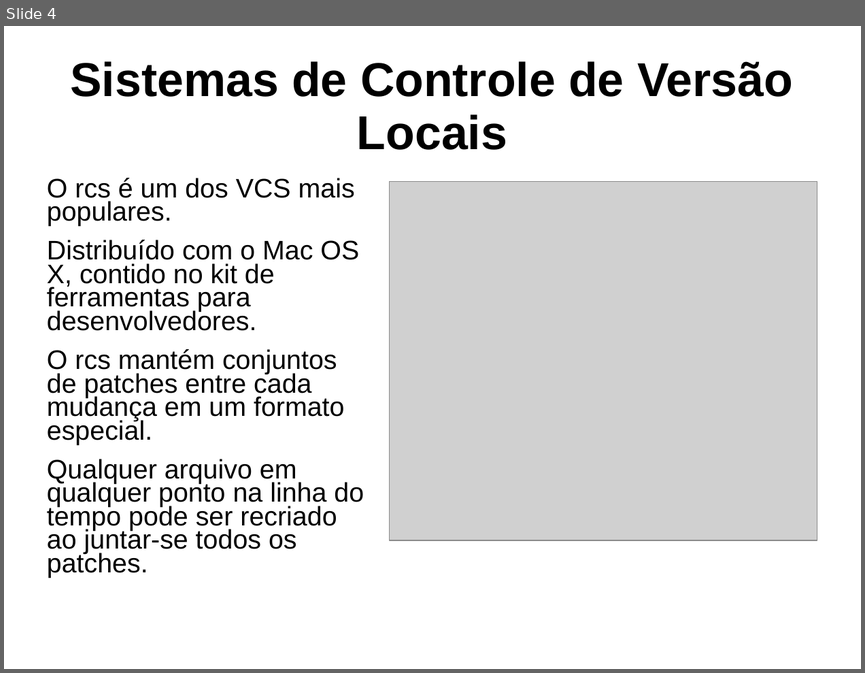
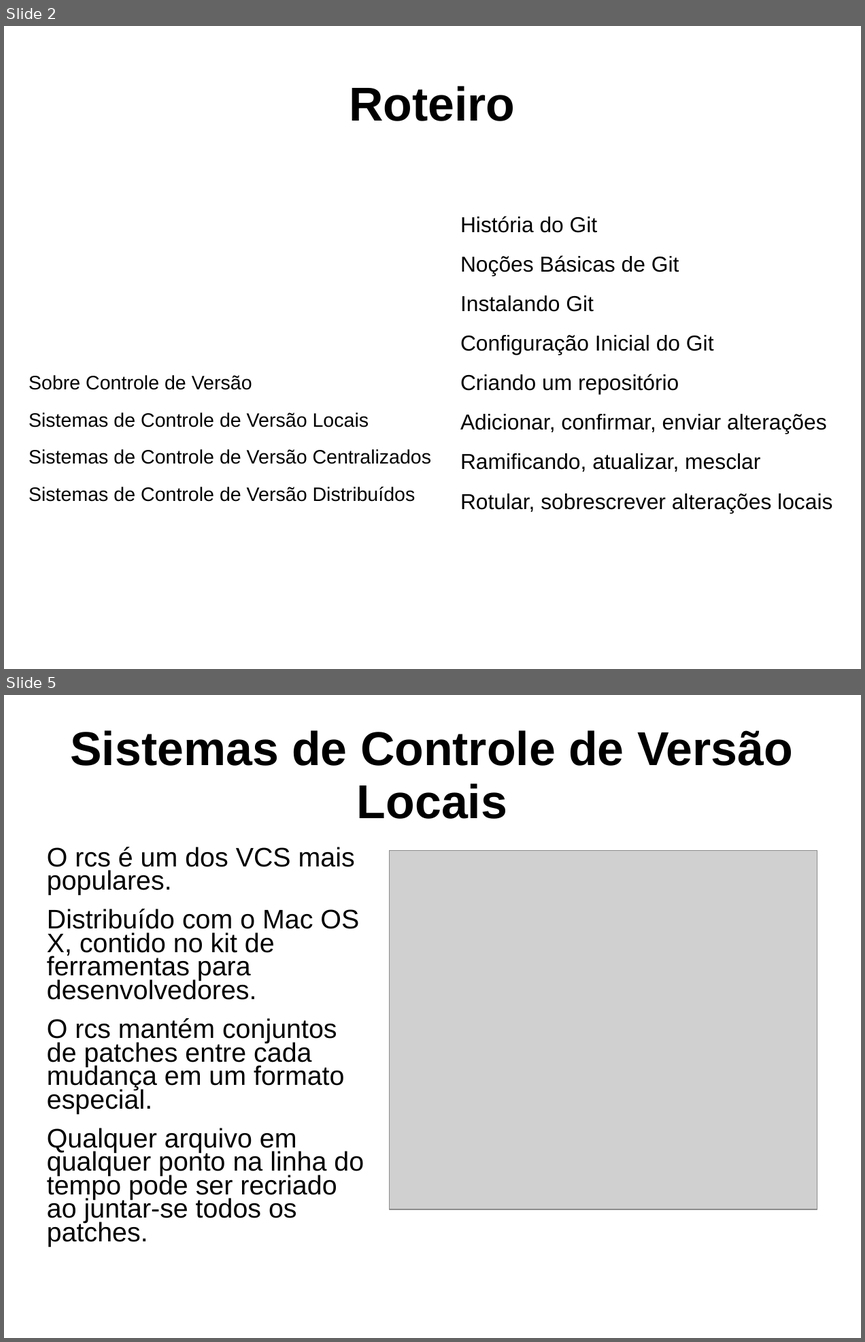
Before and after one commit to fcoedilson/engsoft, a slide deck: apresentacao_git_fa7_eng_soft/apresentacao_git_edilson_fa7.ppt. Shown one above the other, each under a label of ours: slide 4 before the commit, slides 2 and 5 after it; the slides between them are not shown. The pictures are 865x673 and 865x1342 pixels, drawn with LibreOffice and Linux fonts; fonts in the diff are those of the drawing; grey boxes stand for pictures. Boxes give left, top, right and bottom in pixels: in the first picture for what was removed or moved away, otherwise in the second. Text is boxed around its words. In the diff, an @@ line names an element or a change of style, - is before the commit and + after.

```diff
--- a/apresentacao_git_fa7_eng_soft/apresentacao_git_edilson_fa7.ppt
+++ b/apresentacao_git_fa7_eng_soft/apresentacao_git_edilson_fa7.ppt
@@ slide 2 added at bbox=[4, 26, 861, 669], background #FFFFFF @@
@@ title added at bbox=[349, 86, 515, 121], 44 pt, text #000000, bold @@
+Roteiro
@@ text added at bbox=[460, 216, 832, 512], 20 pt, text #000000 @@
+História do Git
+Noções Básicas de Git
+Instalando Git
+Configuração Inicial do Git
+Criando um repositório
+Adicionar, confirmar, enviar alterações
+Ramificando, atualizar, mesclar
+Rotular, sobrescrever alterações locais
@@ text added at bbox=[28, 375, 432, 501], 18 pt, text #000000 @@
+Sobre Controle de Versão
+Sistemas de Controle de Versão Locais
+Sistemas de Controle de Versão Centralizados
+Sistemas de Controle de Versão Distribuídos
@@ what was slide 4 is now slide 5 @@
```
Also in this commit, not shown: 6 slides changed, 1 other slide added, 2 other files.
